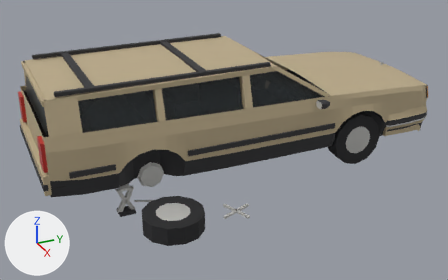
One commit to the glTF model assets/models/broken-car.glb: the scene before it, then after it.
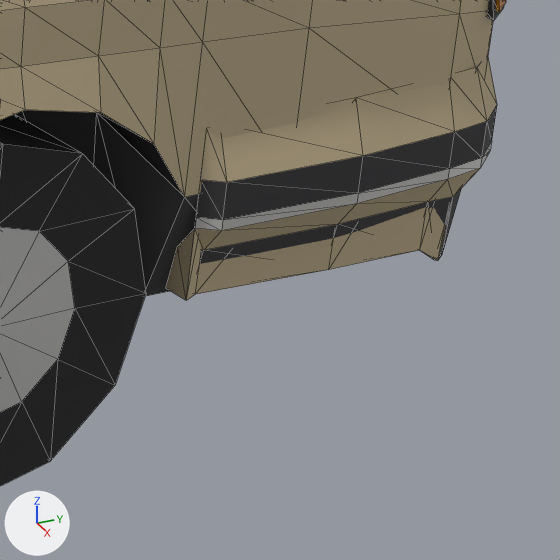
Old and new are each drawn whole from a camera (50 mm lens) standing at (6.66, -3.11, 3.59) and looking at (0.35, -0.27, 0.43) and again close up on the part from 80% to 97% of the width and 34% to 61% of the height. The lights are fixed; the arrows at lower left show +X, +Y and +Z. The older version's two pictures come first. The close-ups show mesh edges as thin lines. Vertices at exactly the same position are counted once.

Names of what the first close-up shows: 'BrokenCar'.
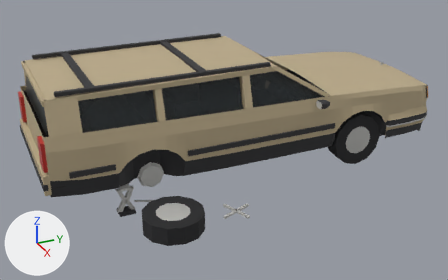
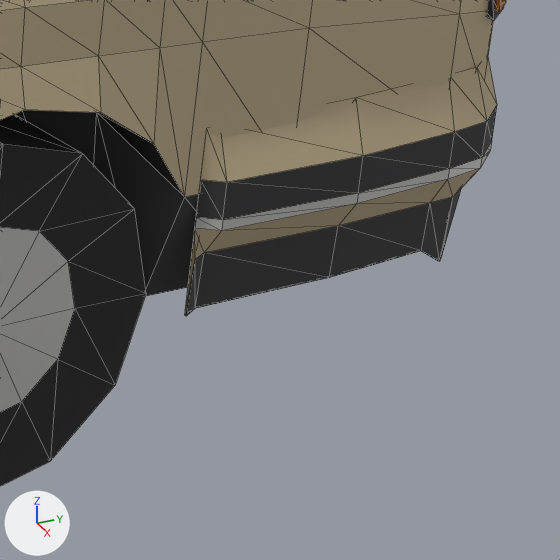
Commit message: fix(18): broken-car air-dam z-fighting + folded underside sliver

The change in detail:
me_brokencar has 1354 vertices, 2400 faces and spans x -1.02..1.67, y -2.51..2.56, z 0.0..1.46.
me_brokencar is used by ob_brokencar; location (0.0, 0.0, 0.0).
Part 1, on me_brokencar:
Vertex 216 of me_brokencar moves from (0.82, 2.36, 0.26) at pixel (434, 260) to (0.83, 2.36, 0.26) at pixel (439, 261).
Vertex 221 of me_brokencar moves from (0.82, 2.3, 0.3) to (0.84, 2.3, 0.3) at pixel (421, 250).
Vertex 225 of me_brokencar moves from (0.86, 2.08, 0.31) at pixel (328, 269) to (0.86, 2.08, 0.3).
Vertex 226 of me_brokencar moves from (0.85, 2.08, 0.31) to (0.86, 2.08, 0.3) at pixel (329, 277).
Vertex 230 of me_brokencar moves from (0.86, 1.79, 0.31) at pixel (195, 294) to (0.86, 1.79, 0.29).
Vertex 231 of me_brokencar moves from (0.85, 1.79, 0.31) to (0.86, 1.79, 0.29) at pixel (195, 308).
Vertex 235 of me_brokencar moves from (0.88, 1.75, 0.32) at pixel (186, 300) to (0.88, 1.75, 0.29) at pixel (184, 315).
Vertex 236 of me_brokencar moves from (0.82, 1.75, 0.32) at pixel (165, 288) to (0.88, 1.75, 0.29) at pixel (186, 316).
Vertex 237 of me_brokencar moves from (0.84, 1.75, 0.4) at pixel (177, 246) to (0.89, 1.75, 0.4) at pixel (195, 259).

Pixel boxes (x1, y1, x2, y2) of what changed, in the close-ups (560 x 560 px; the box of a moved part takes in the faces that stretch with it):
part 1 of me_brokencar, moved or reshaped
    before: (166, 98, 453, 300)
    after: (185, 197, 453, 316)
